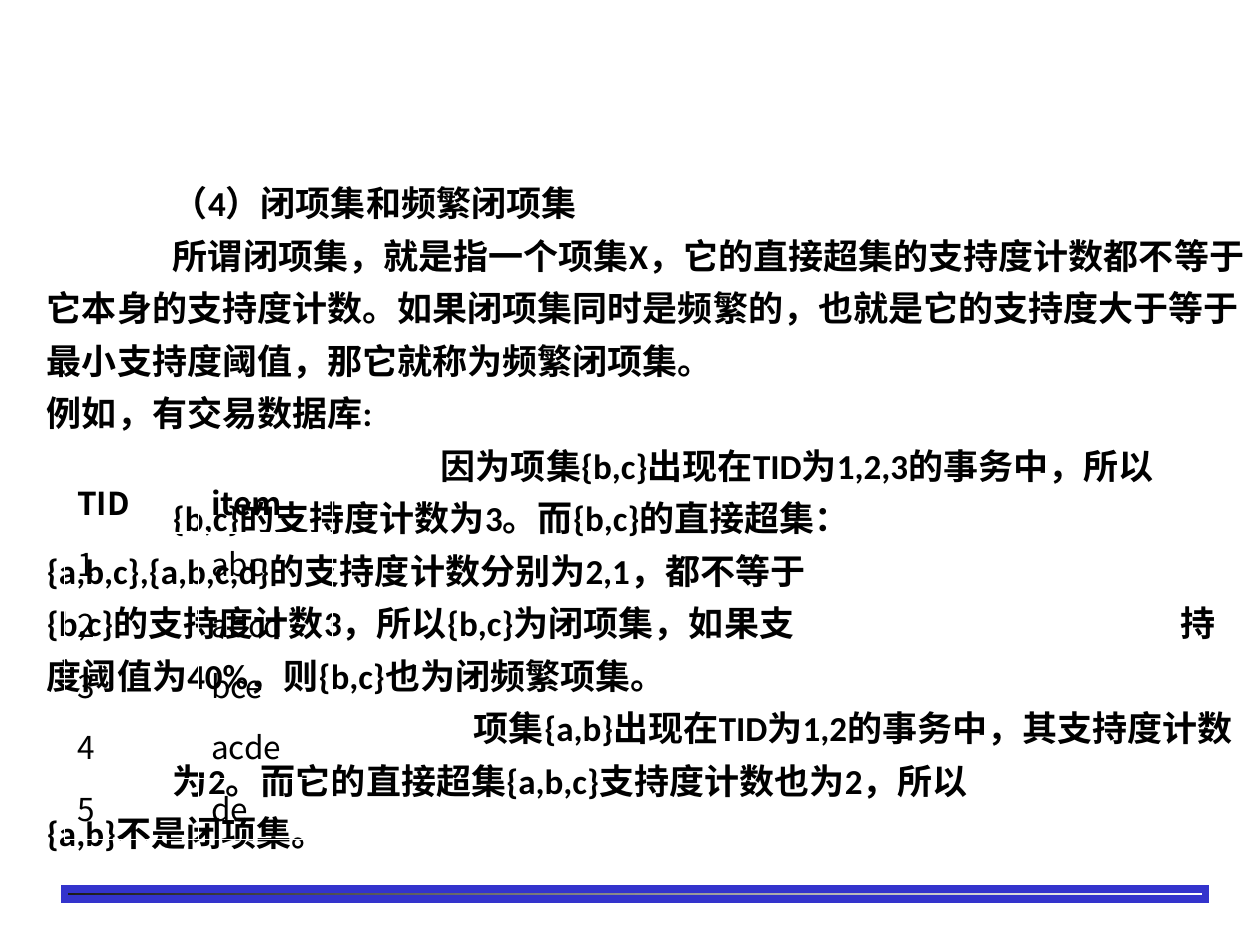
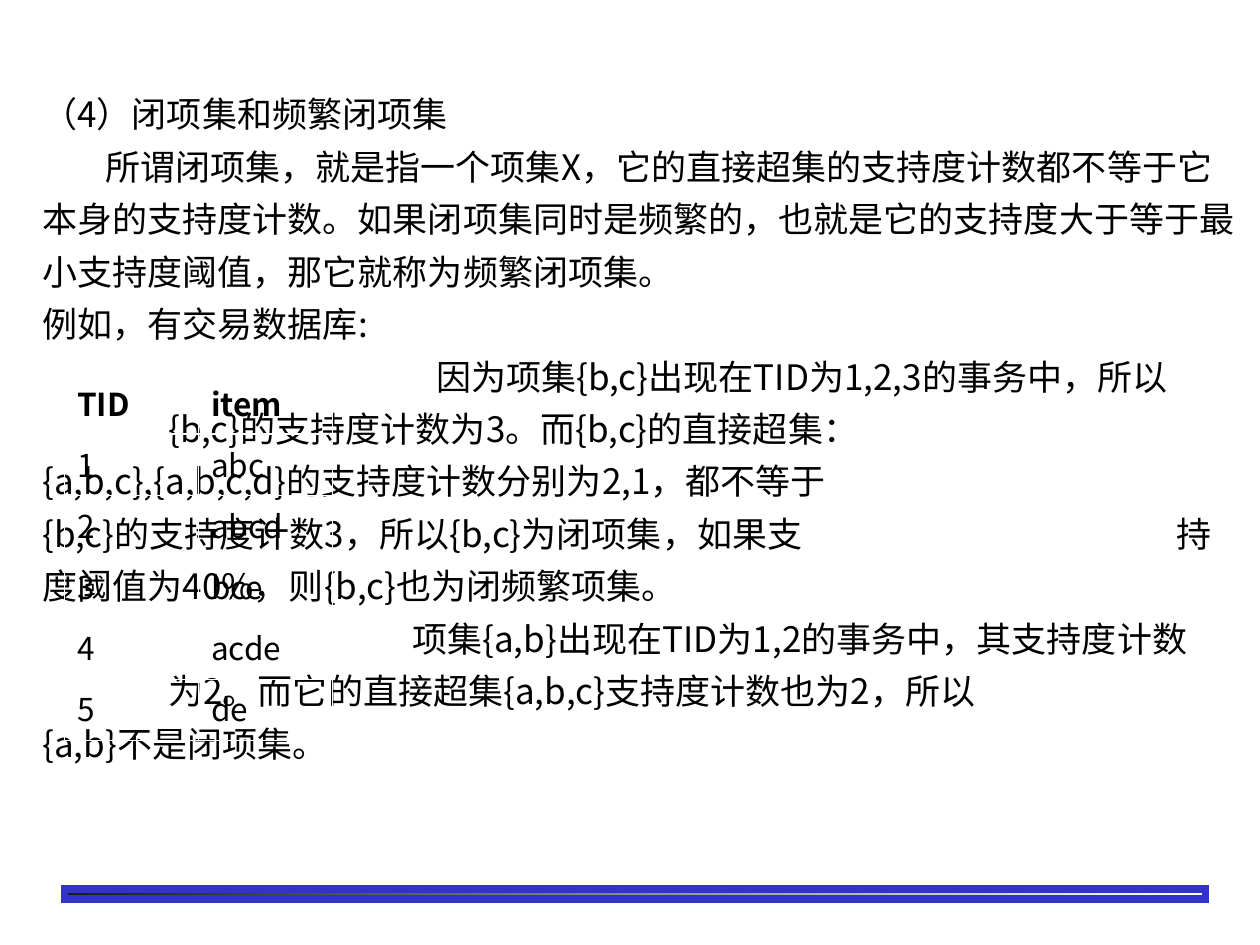
Before and after one commit to shfkuang/shfkuang.github.io, a slide deck: slide 15 of dm/ch3.2.ppt. Drawn at 1260x945 pixels with LibreOffice and Linux fonts; fonts in the diff are those of the drawing; background and template pictures are left out. Boxes give left, top, right and bottom in pixels: in the first picture for what was removed or moved away, otherwise in the second. Text is boxed around its words. In the diff, an @@ line names an element or a change of style, - is before the commit and + after.

```diff
--- a/dm/ch3.2.ppt
+++ b/dm/ch3.2.ppt
@@ text "（4）闭项集和频繁闭项集": place and size @@
-text "（4）闭项集和频繁闭项集" at (47, 186, 1244, 851)
+text "（4）闭项集和频繁闭项集" at (42, 97, 1234, 764)
@@ text "（4）闭项集和频繁闭项集" at (42, 97, 1234, 764): font Calibri to Noto Sans CJK JP, bold off @@
@@ table: place and size @@
-table at (64, 472, 331, 839)
+table at (64, 373, 331, 740)
```
Also in this commit, not shown: 8 other slides changed.
